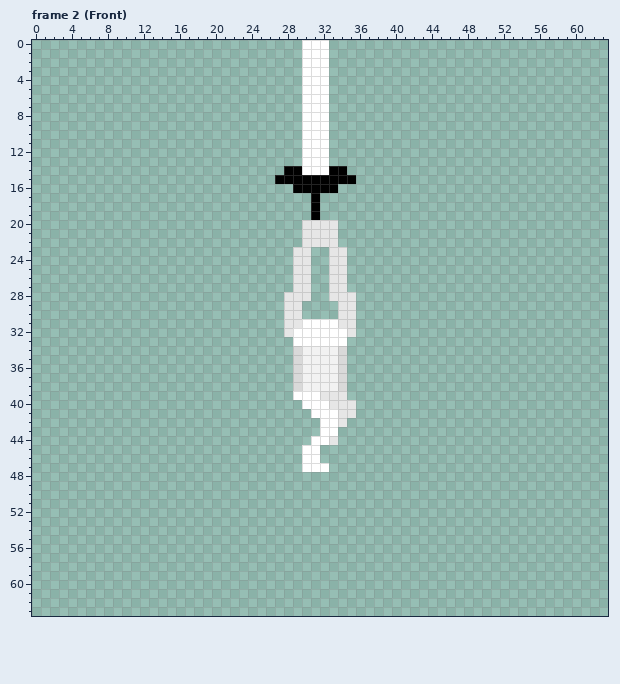
Two states of a pixel-art file, Assets/Art/Characters/Player/Sword_Attack/Player_Sword_Attack_Up.aseprite. The first picture shows the starting point.
64x64 pixels, 11 frames. Colours within 5 levels of each other are drawn and written as one. Shown: frame 2 (Front). The commit also changed other frames, which this record leaves out.
After the commit:
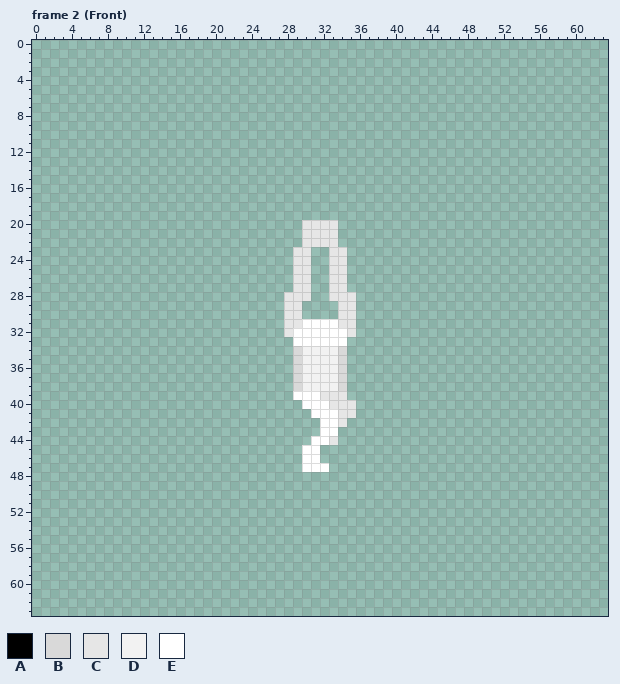
Palette (. is transparent): A #000000  B #d9d9d9  C #e6e6e6  D #f2f2f2  E #ffffff
Diff:
layer "Sword" now hidden
--- frame 2 (Front)
@@ x 25..37 @@
- 0 .....EEE.....
- 1 .....EEE.....
- 2 .....EEE.....
- 3 .....EEE.....
- 4 .....EEE.....
- 5 .....EEE.....
- 6 .....EEE.....
- 7 .....EEE.....
- 8 .....EEE.....
- 9 .....EEE.....
-10 .....EEE.....
-11 .....EEE.....
-12 .....EEE.....
-13 .....EEE.....
-14 ...AAEEEAA...
-15 ..AAAAAAAAA..
-16 ....AAAAA....
-17 ......A......
-18 ......A......
-19 ......A......
+ 0 .............
+ 1 .............
+ 2 .............
+ 3 .............
+ 4 .............
+ 5 .............
+ 6 .............
+ 7 .............
+ 8 .............
+ 9 .............
+10 .............
+11 .............
+12 .............
+13 .............
+14 .............
+15 .............
+16 .............
+17 .............
+18 .............
+19 .............
 20 .....CCCC....
Boxes around the changes in both pictures, in picture pixels (x1, y1, x2, y2):
erased: (275, 40, 356, 220)
